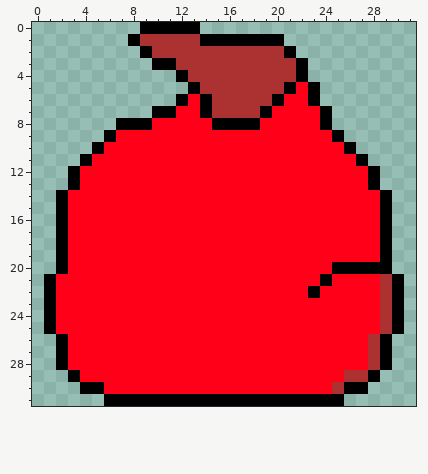
Pixel-art sprite -- Sprites/Goblin/Goblin.png. Above: the version before the commit.
The file is 32x32 pixels.
The result:
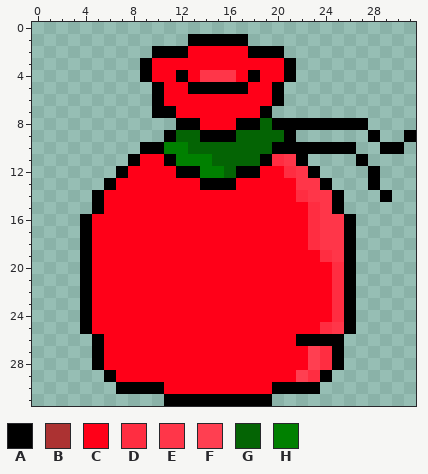
Palette (. is transparent): A #000000  B #ac3232  C #ff0018  D #ff2d41  E #ff3649  F #ff3f51  G #046404  H #008000
Commit message: Smooth animation for goblin
From old to new:
{"y":0,"x":9,"old":"AAAAA","new":"....."}
{"y":1,"x":8,"old":"ABBBBB","new":".....A"}
{"y":1,"x":18,"old":"AAA","new":"..."}
{"y":2,"x":9,"old":"ABBBBBBBBBBBA","new":".AAACCCCCAAA."}
{"y":3,"x":9,"old":".AABBBBBBBBBBA","new":"ACCCCCCCCCCCA."}
{"y":4,"x":9,"old":"...","new":"ACC"}
{"y":4,"x":13,"old":"BBBBBBBBBA","new":"CEEECACCA."}
{"y":5,"x":10,"old":"...","new":"ACC"}
{"y":5,"x":14,"old":"BBBBBBBACA","new":"AAAACCA..."}
{"y":6,"x":10,"old":"..A","new":"ACC"}
{"y":6,"x":14,"old":"ABBBBB","new":"CCCCCC"}
{"y":6,"x":21,"old":"CCA","new":"..."}
{"y":7,"x":14,"old":"ABBBB","new":"CCCCC"}
{"y":7,"x":20,"old":"CCCCA","new":"....."}
{"y":8,"x":7,"old":"AAACCCC","new":".....AA"}
{"y":8,"x":15,"old":"AA","new":"CC"}
{"y":8,"x":19,"old":"CCCCC","new":"GAAAA"}
{"y":8,"x":25,"old":"...","new":"AAA"}
{"y":9,"x":6,"old":"ACCCCCCCCCCCCCCCCCCA","new":".....AGGAAAGGGGA...."}
{"y":9,"x":28,"old":".","new":"A"}
{"y":9,"x":31,"old":".","new":"A"}
{"y":10,"x":5,"old":"ACCCCCCCCCCCCCCCCCCCC","new":"....AAHHGGGGGGGAAAAAA"}
{"y":10,"x":29,"old":"..","new":"AA"}
{"y":11,"x":4,"old":"ACCCC","new":"....A"}
{"y":11,"x":11,"old":"CCCCCCCCCCCCCCCC","new":"AHHHGGGGADEA...."}
{"y":12,"x":3,"old":"ACCCC","new":"....A"}
{"y":12,"x":12,"old":"CCCCCCC","new":"AAHHGAA"}
{"y":12,"x":21,"old":"CCCCCCC","new":"DEA...."}
{"y":13,"x":3,"old":"ACCC","new":"...A"}
{"y":13,"x":14,"old":"CCC","new":"AAA"}
{"y":13,"x":22,"old":"CCCCCC","new":"EEA..."}
{"y":14,"x":2,"old":"ACCC","new":"...A"}
{"y":14,"x":22,"old":"CCCCCCC","new":"DEEA..."}
{"y":15,"x":2,"old":"ACCC","new":"...A"}
{"y":15,"x":23,"old":"CCCCCCA","new":"DEA...."}
{"y":16,"x":2,"old":"ACC","new":"..A"}
{"y":16,"x":23,"old":"CCCCCCA","new":"DEEA..."}
{"y":17,"x":2,"old":"ACC","new":"..A"}
{"y":17,"x":23,"old":"CCCCCCA","new":"DEEA..."}
{"y":18,"x":2,"old":"ACC","new":"..A"}
{"y":18,"x":23,"old":"CCCCCCA","new":"DEEA..."}
{"y":19,"x":2,"old":"ACC","new":"..A"}
{"y":19,"x":24,"old":"CCCCCA","new":"DEA..."}
{"y":20,"x":2,"old":"ACC","new":"..A"}
{"y":20,"x":25,"old":"A","new":"D"}
{"y":20,"x":27,"old":"AAA","new":"..."}
{"y":21,"x":1,"old":"ACCC","new":"...A"}
{"y":21,"x":24,"old":"ACCCCBA","new":"CDA...."}
{"y":22,"x":1,"old":"ACCC","new":"...A"}
{"y":22,"x":23,"old":"A","new":"C"}
{"y":22,"x":25,"old":"CCCCBA","new":"DA...."}
{"y":23,"x":1,"old":"ACCC","new":"...A"}
{"y":23,"x":25,"old":"CCCCBA","new":"DA...."}
{"y":24,"x":1,"old":"ACCC","new":"...A"}
{"y":24,"x":25,"old":"CCCCBA","new":"DA...."}
{"y":25,"x":1,"old":"ACCC","new":"...A"}
{"y":25,"x":24,"old":"CCCCCBA","new":"DEA...."}
{"y":26,"x":2,"old":"ACCC","new":"...A"}
{"y":26,"x":22,"old":"CCCCCCBA","new":"AAAA...."}
{"y":27,"x":2,"old":"ACCC","new":"...A"}
{"y":27,"x":23,"old":"CCCCCBA","new":"FDA...."}
{"y":28,"x":2,"old":"ACCC","new":"...A"}
{"y":28,"x":23,"old":"CCCCCBA","new":"FDA...."}
{"y":29,"x":3,"old":"ACCC","new":"...A"}
{"y":29,"x":22,"old":"CCCCBBA","new":"FDA...."}
{"y":30,"x":4,"old":"AACCCCC","new":"...AAAA"}
{"y":30,"x":20,"old":"CCCCCBAA","new":"AAAA...."}
{"y":31,"x":6,"old":"AAAAA","new":"....."}
{"y":31,"x":20,"old":"AAAAAA","new":"......"}
